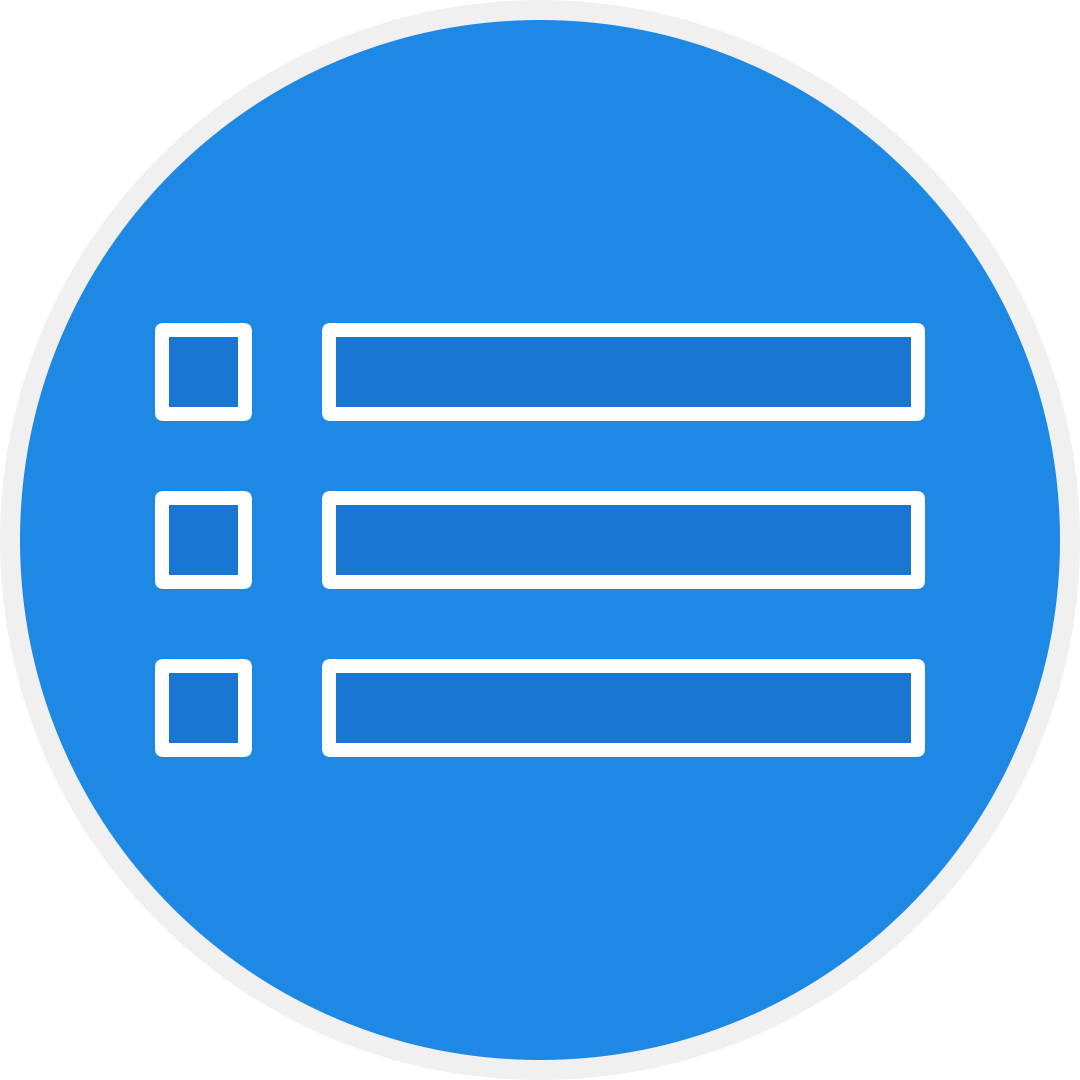
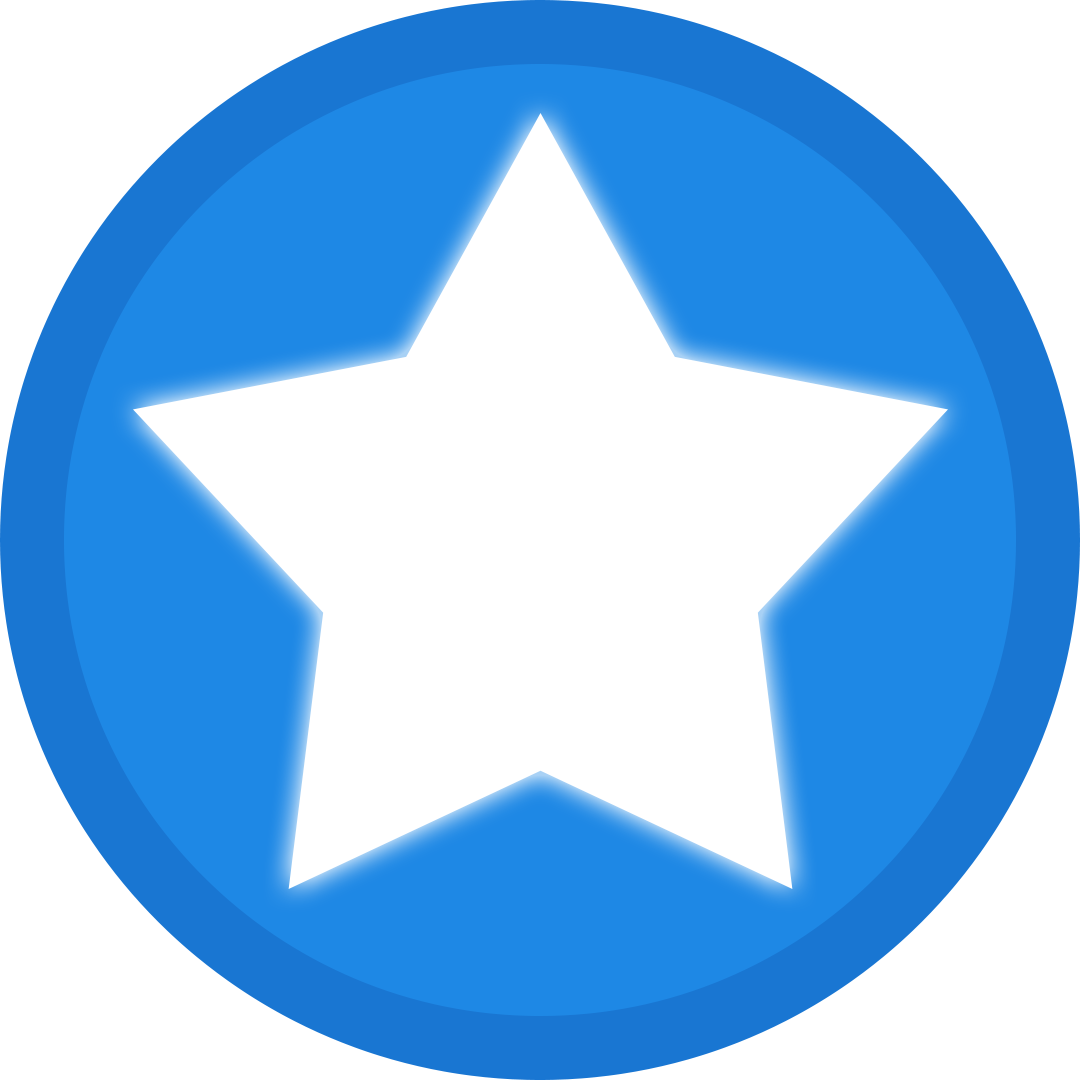
Comparing the layer stacks of the two 1080 x 1080 images. Changes:
showed "Shape 1", painted on it, unmasked it over [left=133, top=110, right=948, bottom=889]
hid "Layer 1 copy 2" over [left=162, top=330, right=918, bottom=750]
painted on "Circle" over [left=0, top=0, right=1080, bottom=1080]
